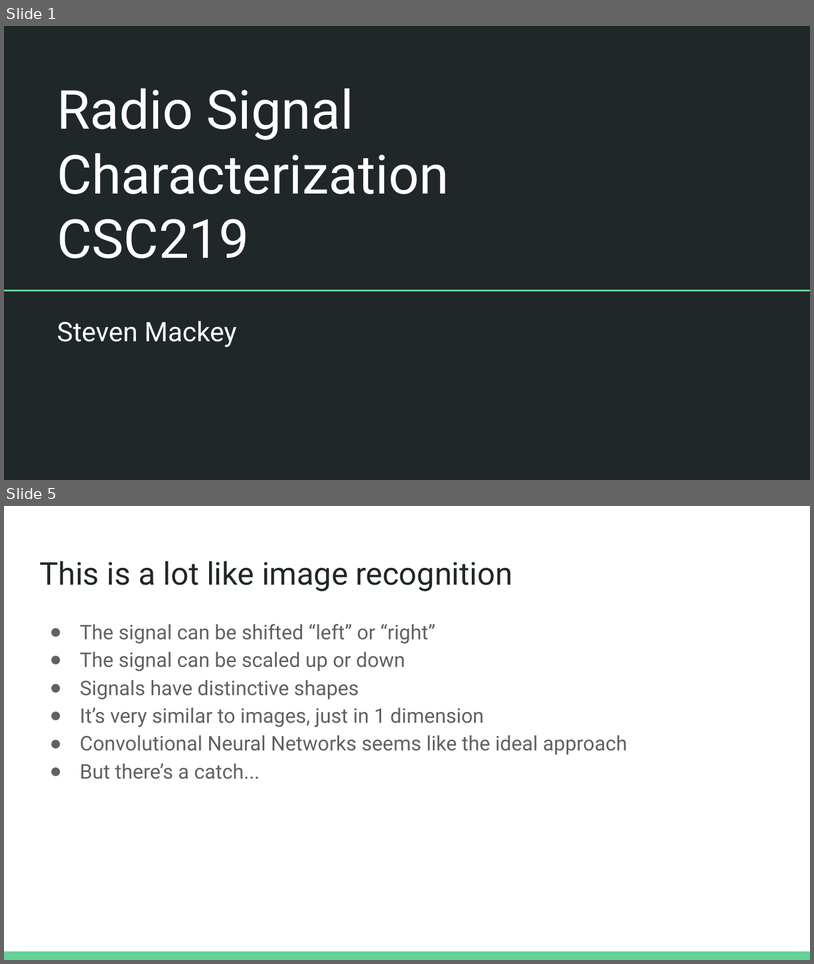
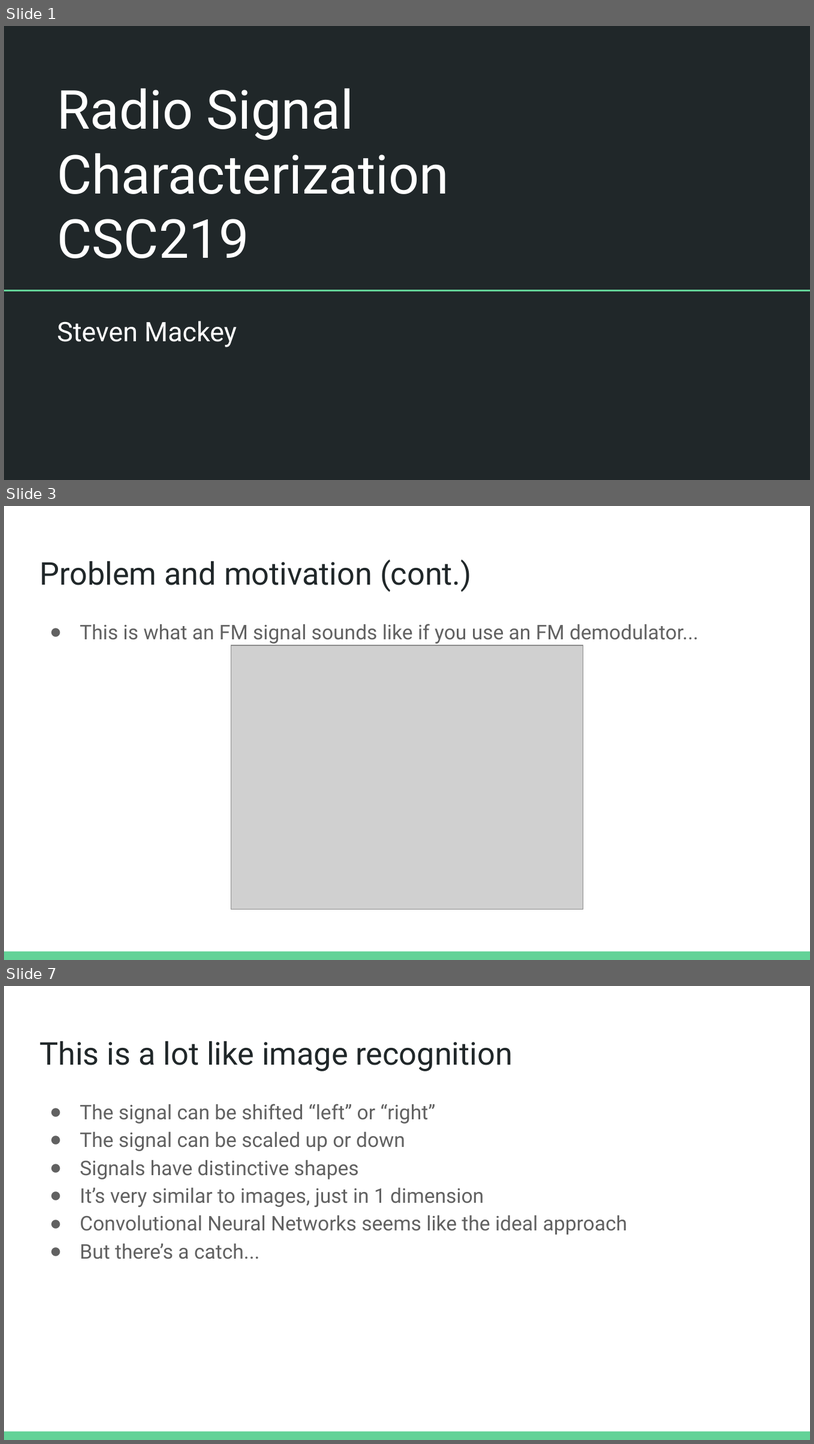
Before and after one commit to stevester94/CSC219_SigChar, a slide deck: presentation/Radio Signal Characterization.pptx. Shown one above the other, each under a label of ours: slides 1 and 5 before the commit, slides 1, 3 and 7 after it; the slides between them are not shown. The pictures are 814x964 and 814x1444 pixels, drawn with LibreOffice and Linux fonts; fonts in the diff are those of the drawing; grey boxes stand for pictures. Boxes give left, top, right and bottom in pixels: in the first picture for what was removed or moved away, otherwise in the second. Text is boxed around its words. In the diff, an @@ line names an element or a change of style, - is before the commit and + after.

```diff
--- a/presentation/Radio Signal Characterization.pptx
+++ b/presentation/Radio Signal Characterization.pptx
@@ slide 3 added at box(4, 506, 810, 960), background #FFFFFF; not listed: 1 template element that a slide beside it also shows @@
@@ title added at box(39, 559, 472, 592), 28 pt, text #202729 @@
+Problem and motivation (cont.)
@@ text added at box(80, 624, 699, 643), 18 pt, text #616161 @@
+● This is what an FM signal sounds like if you use an FM demodulator...
@@ picture added at box(231, 646, 584, 909) @@
@@ what was slide 5 is now slide 7 @@
```
Also in this commit, not shown: 5 slides changed, 4 other slides added, 3 other files.
